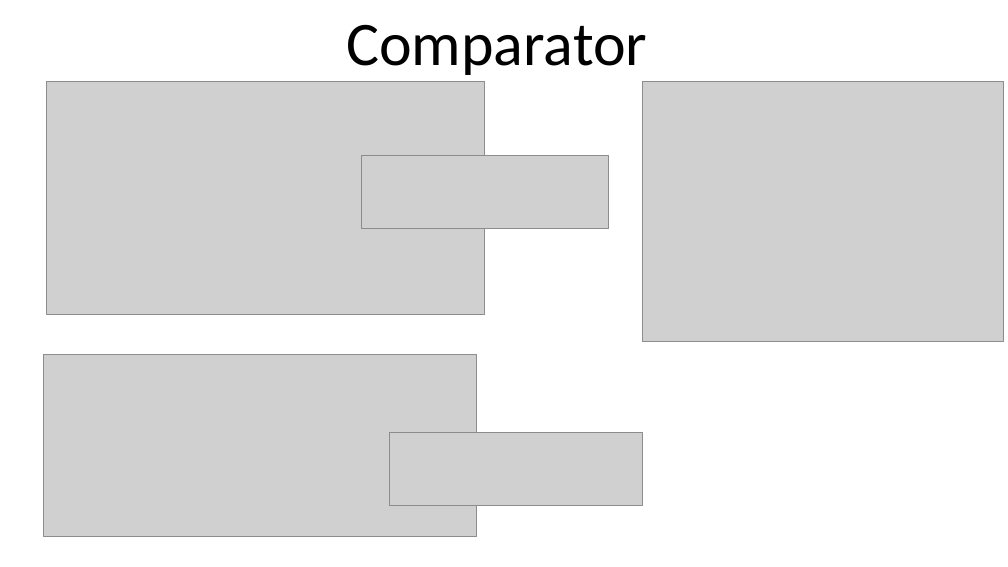
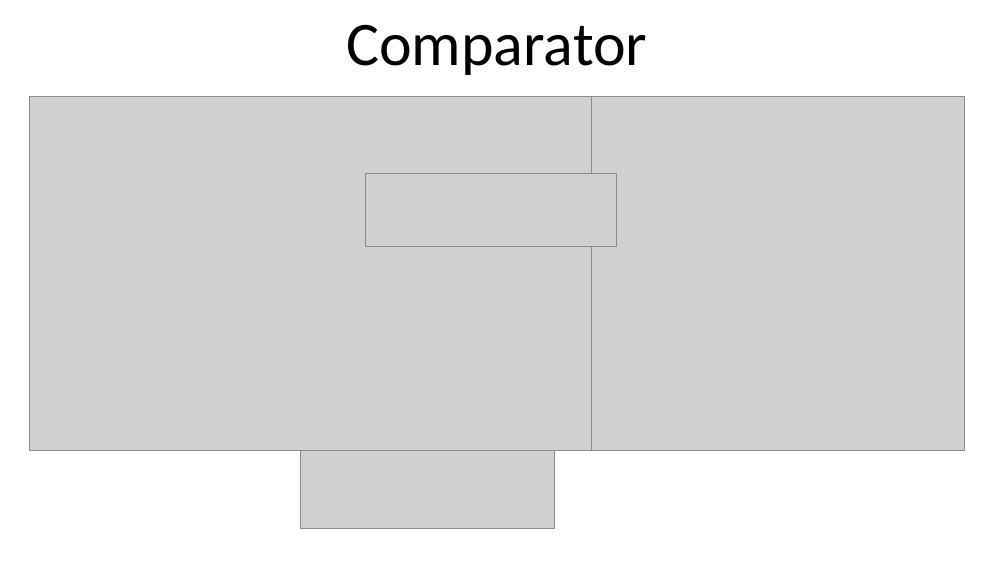
Before and after one commit to alstjr7437/Data_Structure_Study, a slide deck: slide 5 of 발표/발표.pptx. Drawn at 1008x567 pixels with LibreOffice and Linux fonts; fonts in the diff are those of the drawing; grey boxes stand for pictures. Boxes give left, top, right and bottom in pixels: in the first picture for what was removed or moved away, otherwise in the second. Text is boxed around its words. In the diff, an @@ line names an element or a change of style, - is before the commit and + after.

```diff
--- a/발표/발표.pptx
+++ b/발표/발표.pptx
@@ picture removed at <box>47,81,485,314</box> @@
@@ picture added at <box>29,96,608,451</box> @@
@@ picture: place and size @@
-picture at <box>643,81,1004,341</box>
+picture at <box>592,96,965,451</box>
@@ picture: place and size @@
-picture at <box>361,155,609,228</box>
+picture at <box>365,173,616,247</box>
@@ picture removed at <box>44,355,476,537</box> @@
@@ picture removed at <box>389,433,642,506</box> @@
@@ picture added at <box>300,451,555,529</box> @@
```
Also in this commit, not shown: 1 other slide changed, 9 other files.
